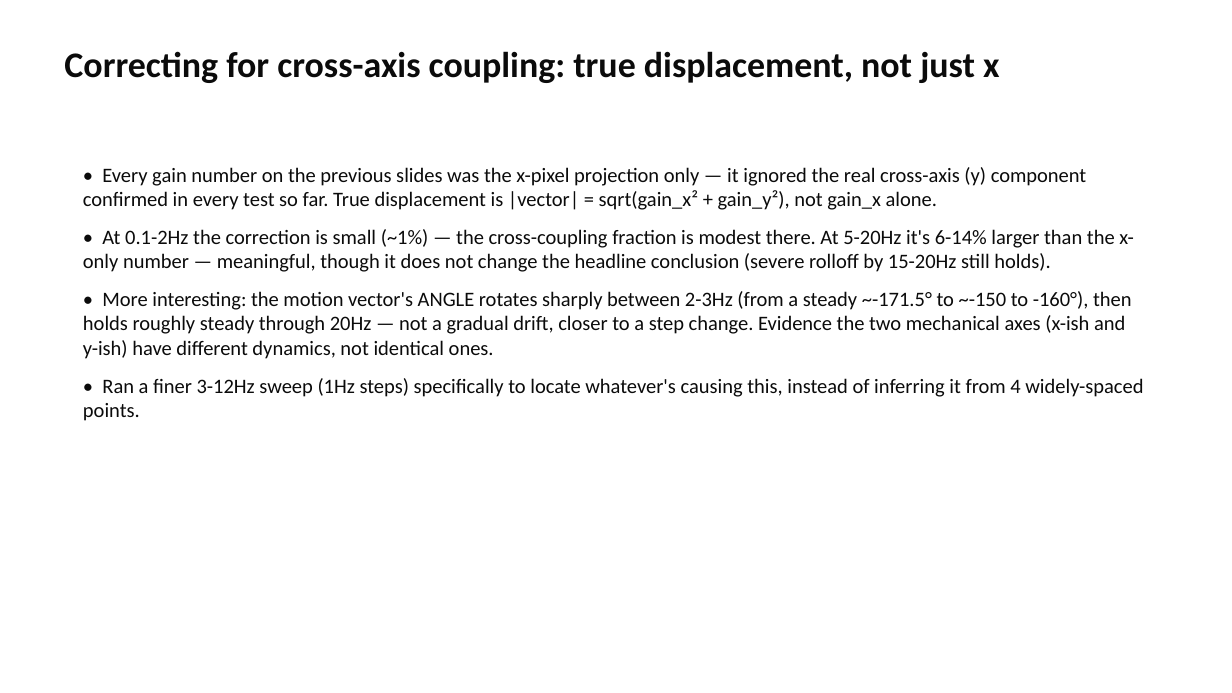
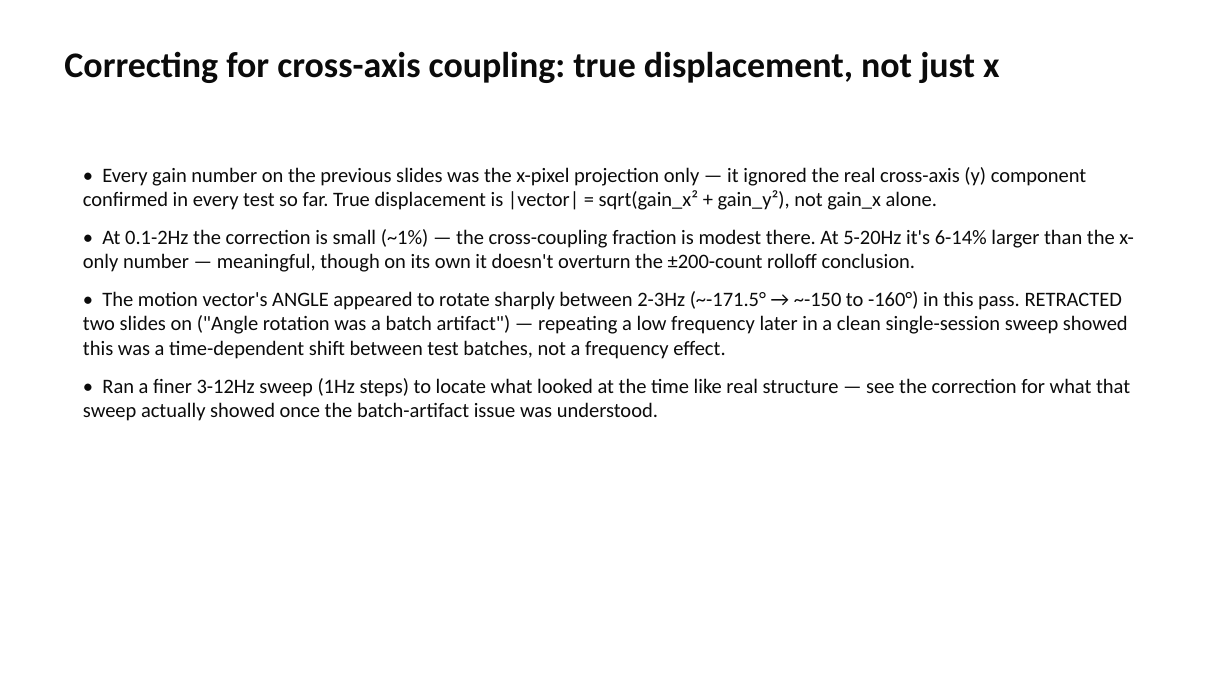
Before and after one commit to ucsbdeepspace/rpi_camera_system, a slide deck: slide 12 of docs/session_results_2026-08-04.pptx. Drawn at 1232x693 pixels with LibreOffice and Linux fonts; fonts in the diff are those of the drawing. Boxes give left, top, right and bottom in pixels: in the first picture for what was removed or moved away, otherwise in the second. Text is boxed around its words. In the diff, an @@ line names an element or a change of style, - is before the commit and + after.

```diff
--- a/docs/session_results_2026-08-04.pptx
+++ b/docs/session_results_2026-08-04.pptx
@@ text at (x1=83, y1=229, x2=1134, y2=421): text changed @@
-• At 0.1-2Hz the correction is small (~1%) — the cross-coupling fraction is modest there. At 5-20Hz it's 6-14% larger than the x-only number — meaningful, though it does not change the headline conclusion (severe rolloff by 15-20Hz still holds).
-• More interesting: the motion vector's ANGLE rotates sharply between 2-3Hz (from a steady ~-171.5° to ~-150 to -160°), then holds roughly steady through 20Hz — not a gradual drift, closer to a step change. Evidence the two mechanical axes (x-ish and y-ish) have different dynamics, not identical ones.
-• Ran a finer 3-12Hz sweep (1Hz steps) specifically to locate whatever's causing this, instead of inferring it from 4 widely-spaced points.
+• At 0.1-2Hz the correction is small (~1%) — the cross-coupling fraction is modest there. At 5-20Hz it's 6-14% larger than the x-only number — meaningful, though on its own it doesn't overturn the ±200-count rolloff conclusion.
+• The motion vector's ANGLE appeared to rotate sharply between 2-3Hz (~-171.5° → ~-150 to -160°) in this pass. RETRACTED two slides on ("Angle rotation was a batch artifact") — repeating a low frequency later in a clean single-session sweep showed this was a time-dependent shift between test batches, not a frequency effect.
+• Ran a finer 3-12Hz sweep (1Hz steps) to locate what looked at the time like real structure — see the correction for what that sweep actually showed once the batch-artifact issue was understood.
```
Also in this commit, not shown: 2 other slides changed, 3 slides added, 33 other files.
